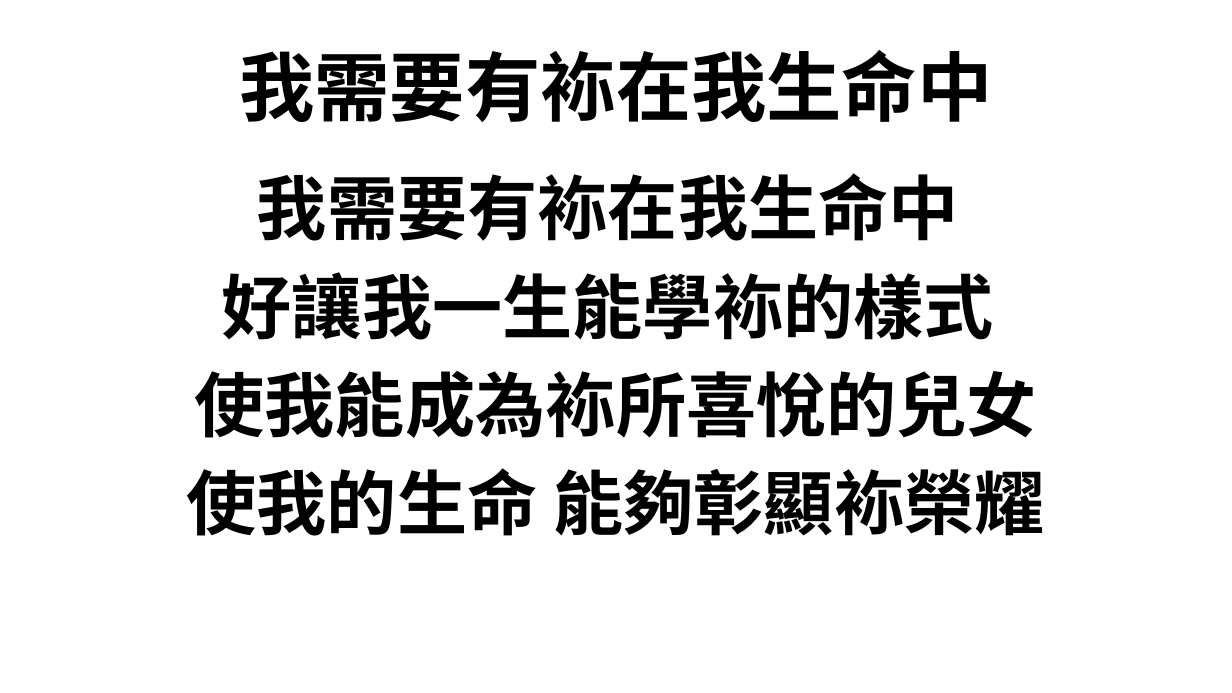
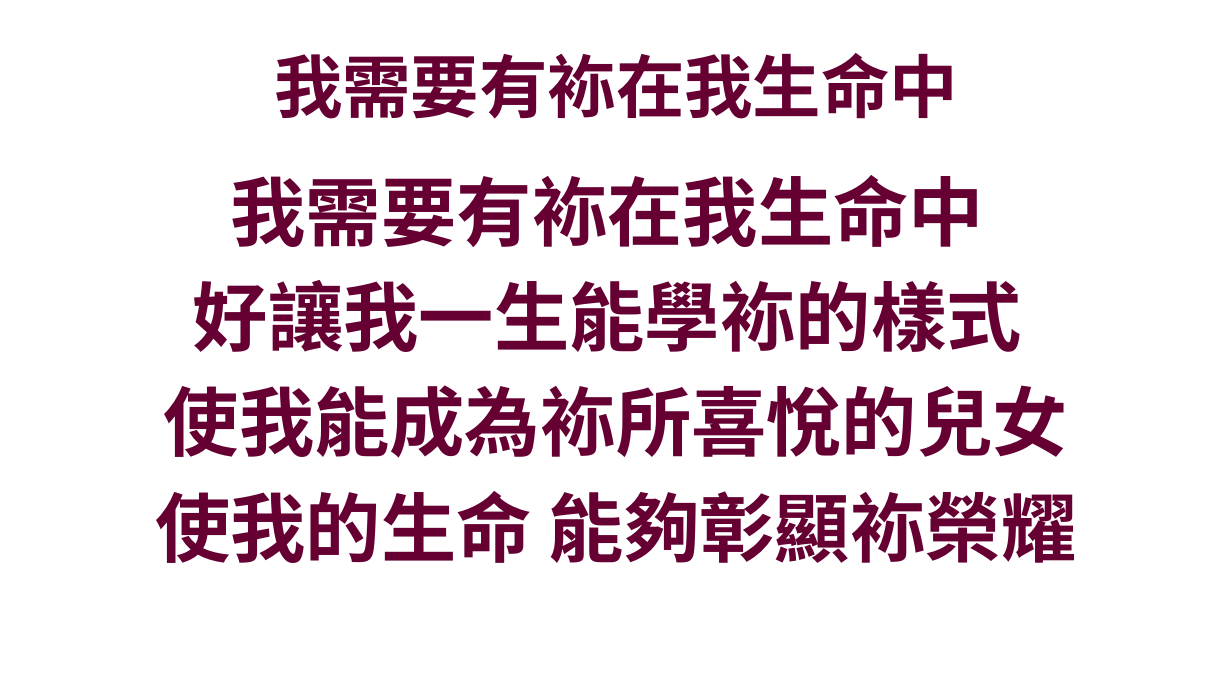
Before and after one commit to batisuoc/prayermeeting, a slide deck: slide 22 of 2020/7月/23-7-2020.pptx. Drawn at 1232x693 pixels with LibreOffice and Linux fonts; fonts in the diff are those of the drawing; background and template pictures are left out. Boxes give left, top, right and bottom in pixels: in the first picture for what was removed or moved away, otherwise in the second. Text is boxed around its words. In the diff, an @@ line names an element or a change of style, - is before the commit and + after.

```diff
--- a/2020/7月/23-7-2020.pptx
+++ b/2020/7月/23-7-2020.pptx
@@ title "我需要有袮在我生命中" at <box>274,53,958,119</box>: size 44 to 40 pt, text colour #000000 to #660033 @@
@@ text "我需要有袮在我生命中": place and size @@
-text "我需要有袮在我生命中" at <box>187,173,1045,536</box>
+text "我需要有袮在我生命中" at <box>155,175,1077,563</box>
@@ text "我需要有袮在我生命中" at <box>155,175,1077,563</box>: size 41 to 44 pt, text colour #000000 to #660033 @@
```
Also in this commit, not shown: 21 other slides changed, 4 other files.
